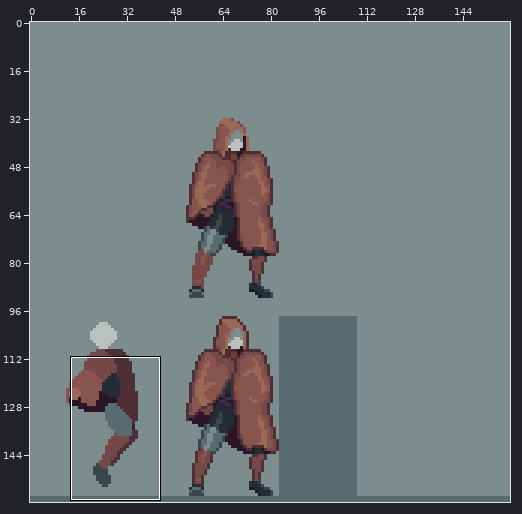
Pixel-art file, stored at Personal_Roberto/ASEPRITE/1. Liora/Liora_Jump.aseprite. The first picture is a wide view before the edit; the outline marks the close-up.
Close-up. As it was:
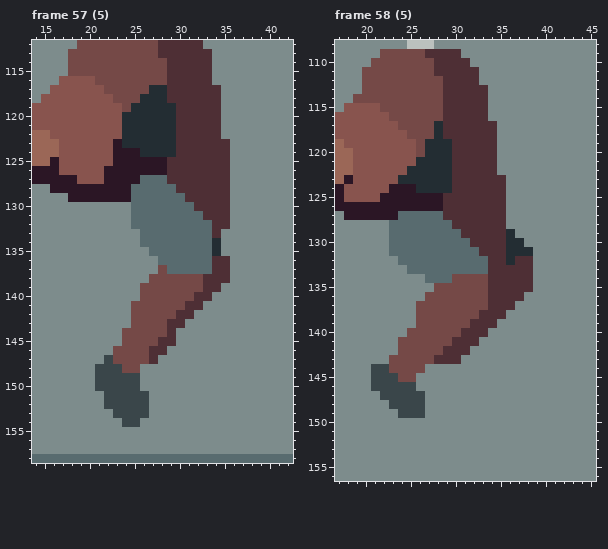
160x160 pixels, 68 frames. Colours within 5 levels of each other are drawn and written as one. Shown: frame 57 (5): x 14..42, y 112..158; frame 58 (5): x 17..45, y 108..156. The commit also changed other frames or places, which this record leaves out.
After:
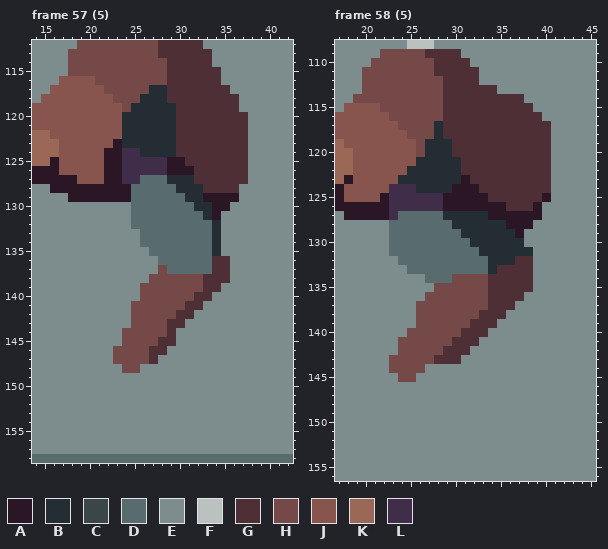
Palette (. is transparent): A #2b1625  B #232d33  C #3a464a  D #586b6f  E #7d8c8c  F #bbc1be  G #4e2f35  H #754947  J #88544e  K #9b6757  L #3f2d49
Difference:
layer "Layer 4" now hidden
layer "Layer 5" added
Frame 57 (5):
Colour A replaces colour E in row 129 at x 36.
Colour A replaces colour G in row 125 at x 29 to 30; in row 126 at x 29 to 31; in row 129 at x 33 to 35; in row 130 at x 34 to 35; in row 131 at x 34.
Colour A replaces colour J in rows 124 to 125 at x 22.
Colour B replaces colour G in row 127 at x 29 to 31; in row 128 at x 30 to 32; in row 129 at x 31 to 32; in row 130 at x 32 to 33; in row 131 at x 33; in rows 132 to 133 at x 34.
Colour E replaces colour C in row 147 at x 22; in row 148 at x 21 to 23; in rows 149 to 150 at x 21 to 25; in rows 151 to 152 at x 22 to 26; in row 153 at x 23 to 26; in row 154 at x 24 to 25.
Colour E replaces colour G in rows 131 to 132 at x 35.
Colour G replaces colour E in rows 115 to 116 at x 34; in row 117 at x 35; in rows 118 to 119 at x 35 to 36; in rows 120 to 122 at x 35 to 37; in rows 123 to 127 at x 36 to 37; in row 128 at x 36.
Colour L replaces colour A in row 124 at x 24 to 25; in rows 125 to 126 at x 24 to 28; in row 127 at x 24 to 25.
Frame 58 (5):
Colour A replaces colour E in row 125 at x 40; in row 126 at x 39; in row 127 at x 36 to 39; in row 128 at x 36 to 38; in row 129 at x 37.
Colour A replaces colour G in row 123 at x 31; in row 124 at x 30 to 32; in row 125 at x 29 to 33; in row 126 at x 29 to 35; in row 127 at x 34 to 35.
Colour B replaces colour G in rows 121 to 123 at x 30; in row 127 at x 29 to 33; in row 128 at x 30 to 35; in row 129 at x 31 to 35; in row 130 at x 32 to 35; in row 131 at x 33 to 35.
Colour B replaces colour G in row 132 at x 34 to 35; in row 133 at x 34.
Colour E replaces colour C in row 144 at x 21 to 22; in row 145 at x 21 to 23; in row 146 at x 21 to 25; in row 147 at x 22 to 26; in row 148 at x 23 to 26; in row 149 at x 24 to 26.
Colour G replaces colour E in row 113 at x 34; in row 114 at x 34 to 37; in row 115 at x 34 to 38; in row 116 at x 34 to 39; in rows 117 to 122 at x 35 to 40; in rows 123 to 124 at x 36 to 40.
Colour G replaces colour E in row 125 at x 36 to 39; in row 126 at x 36 to 38.
Colour L replaces colour A in row 124 at x 23 to 25; in rows 125 to 126 at x 23 to 28; in row 127 at x 23.
Changed places in both close-ups, as pixel boxes (x1, y1, x2, y2):
changed: (104, 67, 248, 238)
changed: (95, 355, 149, 427)
changed: (389, 85, 551, 274)
changed: (371, 364, 425, 418)
